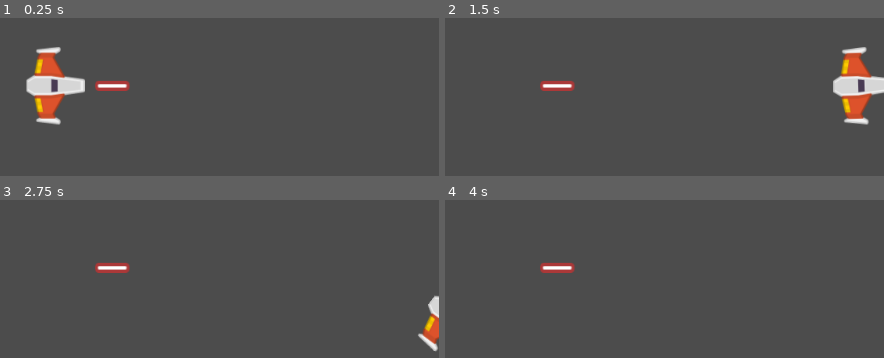
Above: before the commit, frames 1-4 (two rows, left to right).
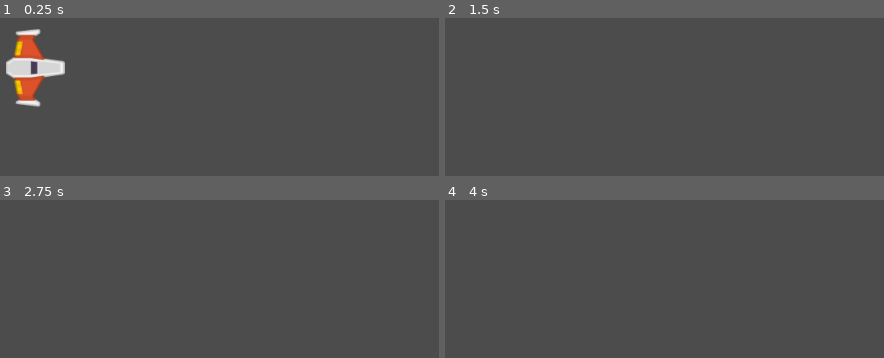
Above: after the commit, the same moments.

Repository: smezequiel/ProyectoMetorito
Game: Godot game, scene res://Juego/Niveles/NivelTest.tscn
Two runs of this game, one before a commit and one after it. Both use one fixed random seed, a clock stepped at 60 frames per second and the inputs below. The project has no main scene, so this scene is started directly.
Inputs:
- Up to frame 1 (0.25 s): no input
- Up to frame 2 (1.5 s): tap Enter at 0.5 s; hold W (mover_adelante) 0.53-1.28 s; hold Space (disparo_principal) 0.53-1.28 s; hold Down (mover_atras) from 1.28 s (still down); tap Left (rotar_antihorario) at 1.35 s
- Up to frame 3 (2.75 s): release Down (mover_atras) at 2.03 s; hold W (mover_adelante) from 2.03 s (still down); hold Right (rotar_horario) from 2.03 s (still down)
- Up to frame 4 (4 s): release Right (rotar_horario) at 2.78 s; tap Space (disparo_principal) at 2.85, 3.5 s; release W (mover_adelante) at 3.53 s; hold Down (mover_atras) from 3.53 s (still down); hold Left (rotar_antihorario) from 3.53 s (still down)

The runs differ from the first frame. In frame 1, 6.1% of the frame differs, in the area x 1-30%, y 6-68%; in frame 2, 3.6%; in frame 3, 1.4%; in frame 4, 0.5%.

Commit message:
Commit hasta disparo de proyectiles
Sin musica

Diff:
--- /dev/null
+++ b/Juego/Autoloads/Eventos.gd
@@ -0,0 +1,3 @@
+extends Node
+
+signal disparo(proyectil)
--- a/Juego/Naves/Player/Player.gd
+++ b/Juego/Naves/Player/Player.gd
@@ -19,13 +19,12 @@
 		#el agregado de empuje.rotated(rotation) nos permite que la nave gire y avance. sino gira y se mueve en el plano horizontal.
 		apply_torque_impulse(dir_rotacion * potencia_rotacion)
 
-# Called when the node enters the scene tree for the first time.
-func _ready():
-	pass # Replace with function body.
 
 func _process(delta: float) -> void:
 	player_input()
 
+
+#Metodos Custom
 func player_input() -> void:
 	#Empuje
 	empuje = Vector2.ZERO
--- a/Juego/Naves/Player/Player.tscn
+++ b/Juego/Naves/Player/Player.tscn
@@ -24,6 +24,8 @@
 shape = SubResource( 1 )
 
 [node name="Canion" parent="." instance=ExtResource( 4 )]
+cadencia_disparo = 0.25
+velocidad_proyectil = 1600
 
 [node name="PuntoIzquierdo" parent="Canion" index="0"]
 position = Vector2( 0, -33 )
@@ -33,5 +35,6 @@
 
 [node name="DisparoSFX" parent="Canion" index="2"]
 position = Vector2( 0, -2.64865 )
+[connection signal="timeout" from="Canion/TimerEnfriamiento" to="Canion" method="_on_TimerEnfriamiento_timeout"]
 
 [editable path="Canion"]
--- /dev/null
+++ b/Juego/Niveles/Nivel.gd
@@ -0,0 +1,22 @@
+class_name Nivel
+extends Node2D
+
+#Atributos Onready
+onready var contenedor_proyectiles:Node
+
+#Metodos
+func _ready() -> void:
+	conectar_seniales()
+	crear_contenedores()
+
+#Metodos Custom
+func conectar_seniales() -> void:
+	Eventos.connect("disparo", self, "_on_disparo")
+
+func crear_contenedores() -> void:
+	contenedor_proyectiles = Node.new()
+	contenedor_proyectiles.name = "ContenedorProyectiles"
+	add_child(contenedor_proyectiles)
+
+func _on_disparo(proyectil: Proyectil) -> void:
+	contenedor_proyectiles.add_child(proyectil)
--- a/Juego/Niveles/NivelTest.tscn
+++ b/Juego/Niveles/NivelTest.tscn
@@ -1,14 +1,10 @@
 [gd_scene load_steps=3 format=2]
 
 [ext_resource path="res://Juego/Naves/Player/Player.tscn" type="PackedScene" id=1]
-[ext_resource path="res://Juego/Proyectils/Proyectil.tscn" type="PackedScene" id=2]
+[ext_resource path="res://Juego/Niveles/Nivel.gd" type="Script" id=2]
 
 [node name="NivelTest" type="Node2D"]
+script = ExtResource( 2 )
 
 [node name="Player" parent="." instance=ExtResource( 1 )]
-position = Vector2( 533.283, 307.214 )
-mass = 15.0
-can_sleep = false
-
-[node name="Proyectil" parent="." instance=ExtResource( 2 )]
-position = Vector2( 605.877, 307.485 )
+position = Vector2( 507.239, 284.321 )
--- a/Juego/Proyectils/Canion.gd
+++ b/Juego/Proyectils/Canion.gd
@@ -23,6 +23,14 @@
 
 
 #Metodos
+func _ready() -> void:
+	almacenar_puntos_disparo()
+	timer_enfriamiento.wait_time = cadencia_disparo
+
+func _process(delta: float) -> void:
+	if esta_disparando and esta_enfriado:
+		disparar()
+
 func disparar() -> void:
 	esta_enfriado = false
 	disparo_sfx.play()
@@ -35,19 +43,11 @@
 			velocidad_proyectil,
 			danio_proyectil
 			)
-	print("pew pew estoy disparando")
+		Eventos.emit_signal("disparo", new_proyectil)
 
 
 func _on_TimerEnfriamiento_timeout() -> void:
 	esta_enfriado = true
-
-func _ready() -> void:
-	almacenar_puntos_disparo()
-	timer_enfriamiento.wait_time = cadencia_disparo
-
-func _process(delta: float) -> void:
-	if esta_disparando and esta_enfriado:
-		disparar()
 
 
 ## Metodos custom
--- a/Juego/Proyectils/Proyectil.gd
+++ b/Juego/Proyectils/Proyectil.gd
@@ -23,3 +23,7 @@
 # Called every frame. 'delta' is the elapsed time since the previous frame.
 #func _process(delta: float) -> void:
 #	pass
+
+
+func _on_VisibilityNotifier2D_screen_exited() -> void:
+	queue_free()	#esto es para que los proyectiles desaparezcan
--- a/Juego/Proyectils/Proyectil.tscn
+++ b/Juego/Proyectils/Proyectil.tscn
@@ -21,3 +21,4 @@
 [node name="VisibilityNotifier2D" type="VisibilityNotifier2D" parent="."]
 position = Vector2( -0.162787, -0.25294 )
 scale = Vector2( 0.549492, 1.9038 )
+[connection signal="screen_exited" from="VisibilityNotifier2D" to="." method="_on_VisibilityNotifier2D_screen_exited"]
--- a/project.godot
+++ b/project.godot
@@ -14,6 +14,11 @@
 "language": "GDScript",
 "path": "res://Juego/Proyectils/Canion.gd"
 }, {
+"base": "Node2D",
+"class": "Nivel",
+"language": "GDScript",
+"path": "res://Juego/Niveles/Nivel.gd"
+}, {
 "base": "RigidBody2D",
 "class": "Player",
 "language": "GDScript",
@@ -26,6 +31,7 @@
 } ]
 _global_script_class_icons={
 "Canion": "",
+"Nivel": "",
 "Player": "",
 "Proyectil": ""
 }
@@ -34,6 +40,10 @@
 
 config/name="Juego_Meteorito"
 config/icon="res://icon.png"
+
+[autoload]
+
+Eventos="*res://Juego/Autoloads/Eventos.gd"
 
 [input]
 
